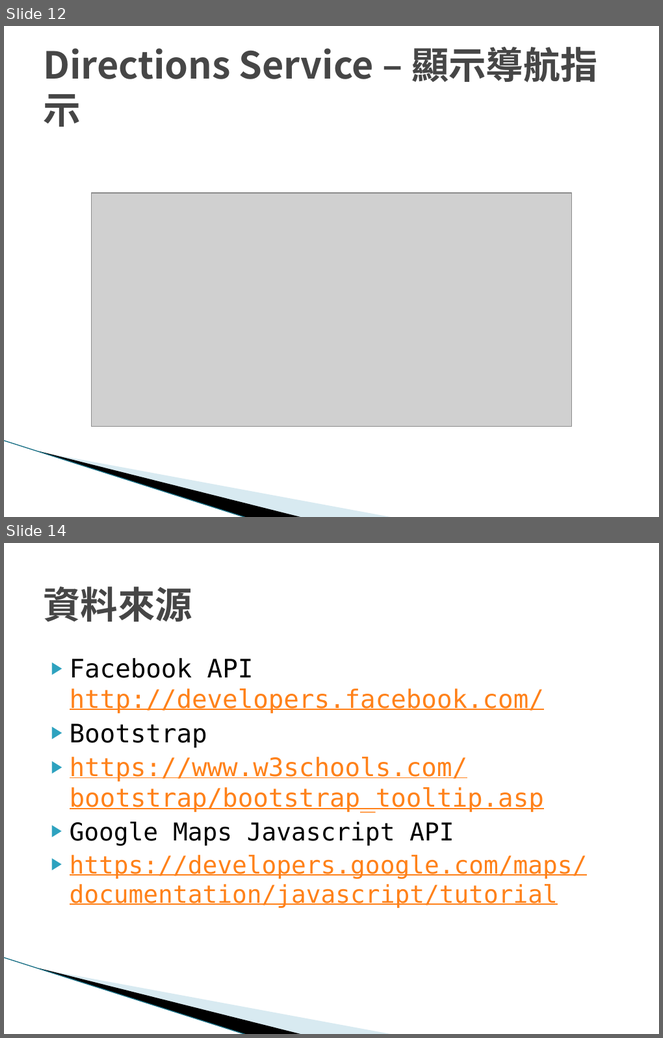
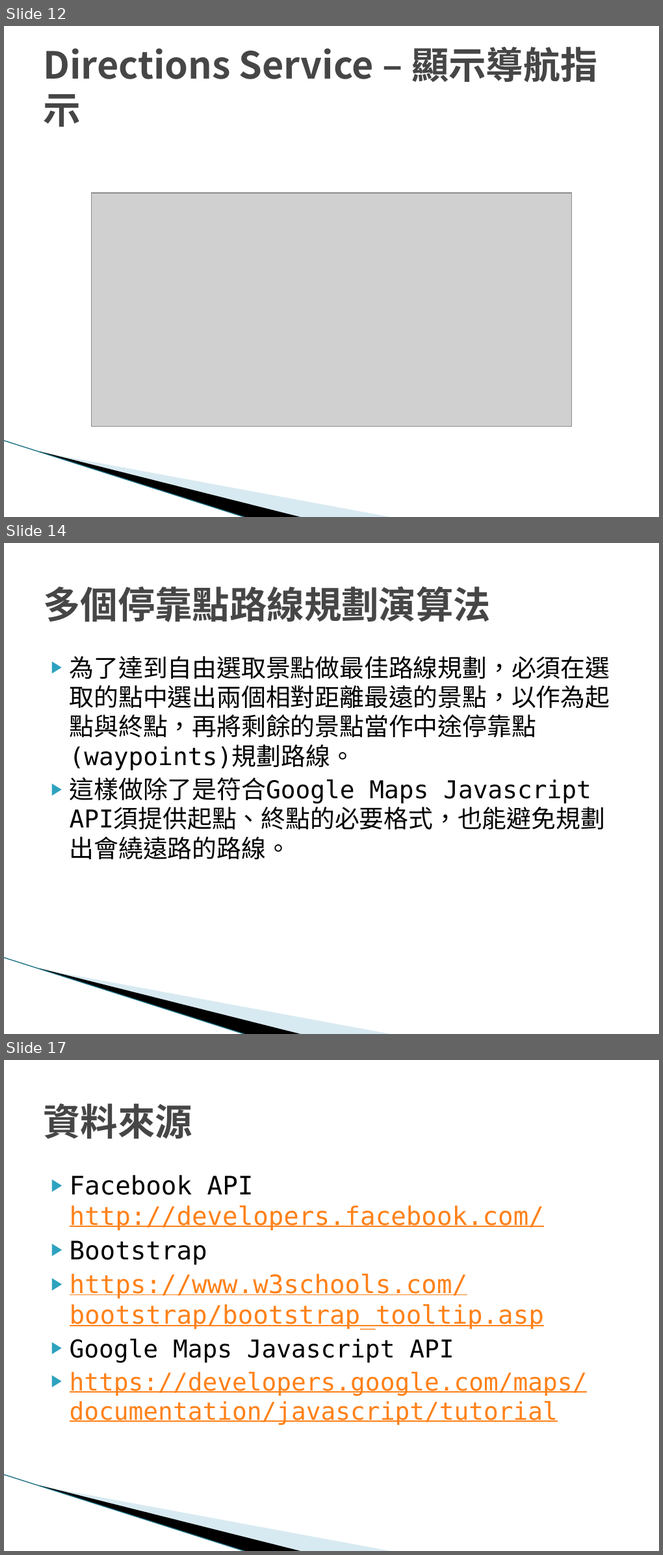
Before and after one commit to brad072623/hw, a slide deck: 台灣旅遊地圖-00757108+00757128.pptx. Shown one above the other, each under a label of ours: slides 12 and 14 before the commit, slides 12, 14 and 17 after it; the slides between them are not shown. The pictures are 663x1038 and 663x1555 pixels, drawn with LibreOffice and Linux fonts; fonts in the diff are those of the drawing; grey boxes stand for pictures; background and template pictures are left out. Boxes give left, top, right and bottom in pixels: in the first picture for what was removed or moved away, otherwise in the second. Text is boxed around its words. In the diff, an @@ line names an element or a change of style, - is before the commit and + after.

```diff
--- a/台灣旅遊地圖-00757108+00757128.pptx
+++ b/台灣旅遊地圖-00757108+00757128.pptx
@@ slide 14 added at [4,543,659,1034], background #FFFFFF; not listed: 3 template elements that a slide beside it also shows @@
@@ title added at [43,587,491,622], 41 pt, text #464646, bold @@
+多個停靠點路線規劃演算法
@@ text added at [70,656,610,860], 27 pt, text #000000 @@
+▶ 為了達到自由選取景點做最佳路線規劃，必須在選取的點中選出兩個相對距離最遠的景點，以作為起點與終點，再將剩餘的景點當作中途停靠點(waypoints)規劃路線。
+▶ 這樣做除了是符合Google Maps Javascript API須提供起點、終點的必要格式，也能避免規劃出會繞遠路的路線。
@@ what was slide 14 is now slide 17 @@
```
Also in this commit, not shown: 1 slide changed, 2 other slides added.
